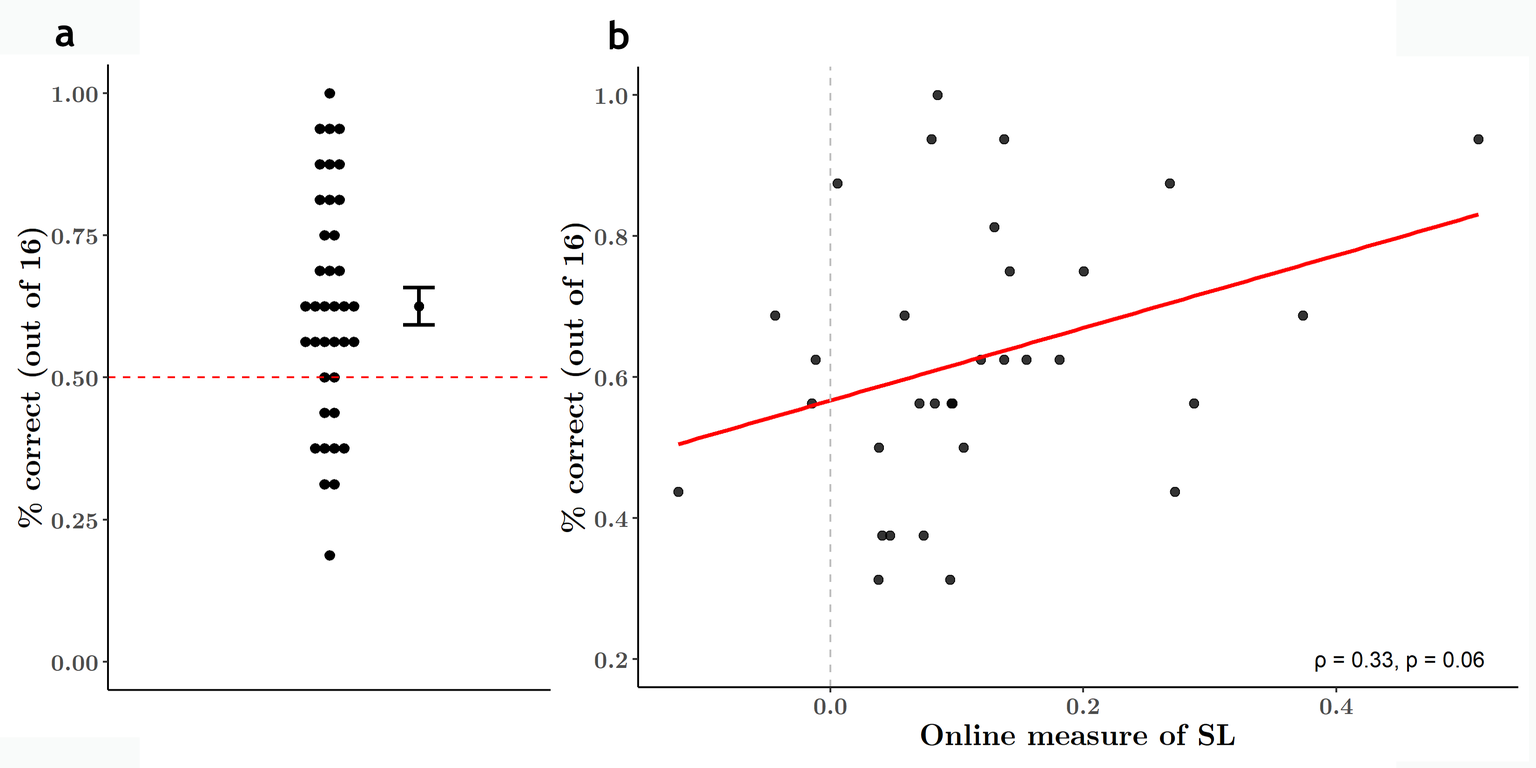
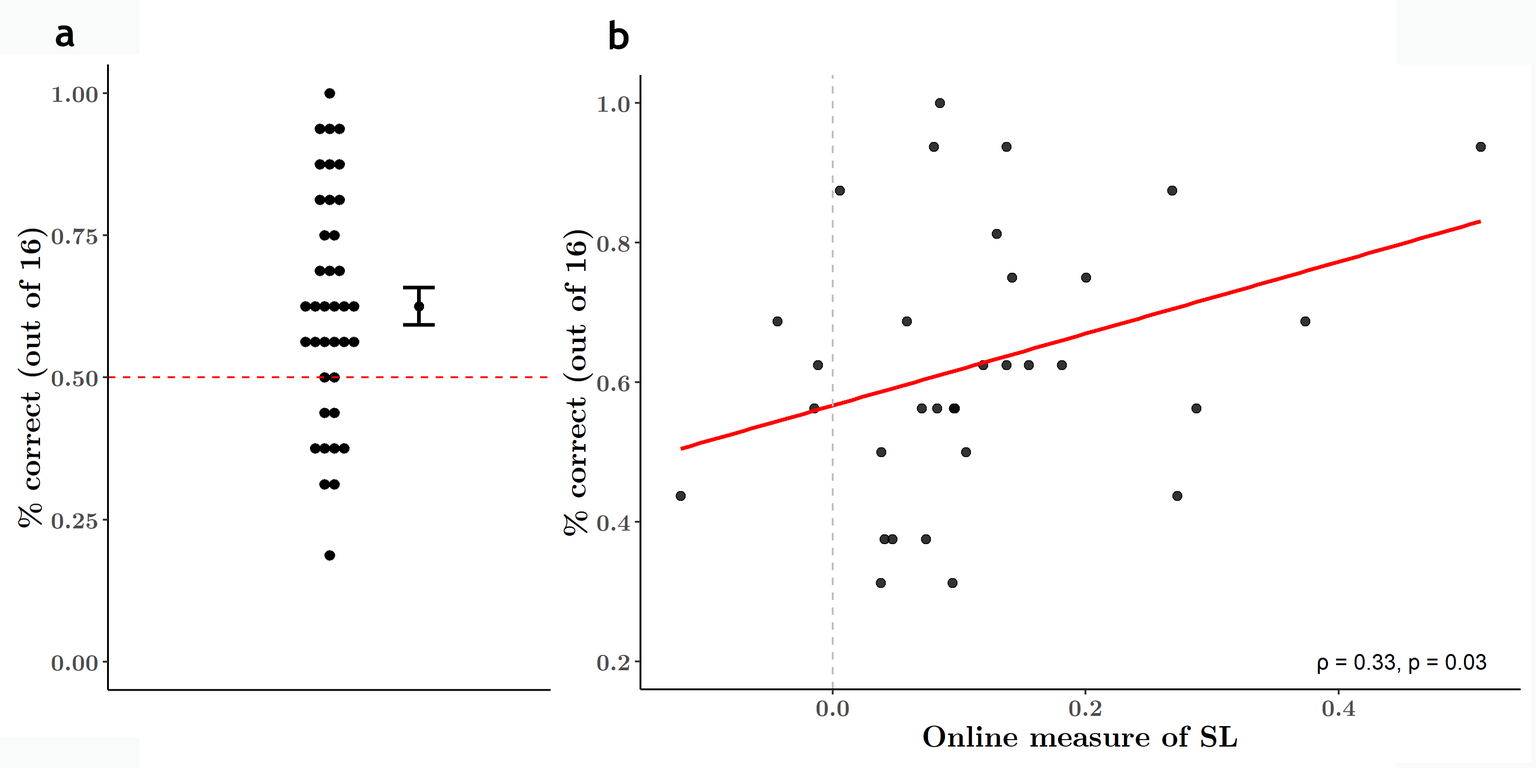
Revision of a layered 1536px x 768px image; what changed, layer by layer:
renamed "Layer 1" to "Layer 5", painted on it over <box>560,56,1532,763</box>
